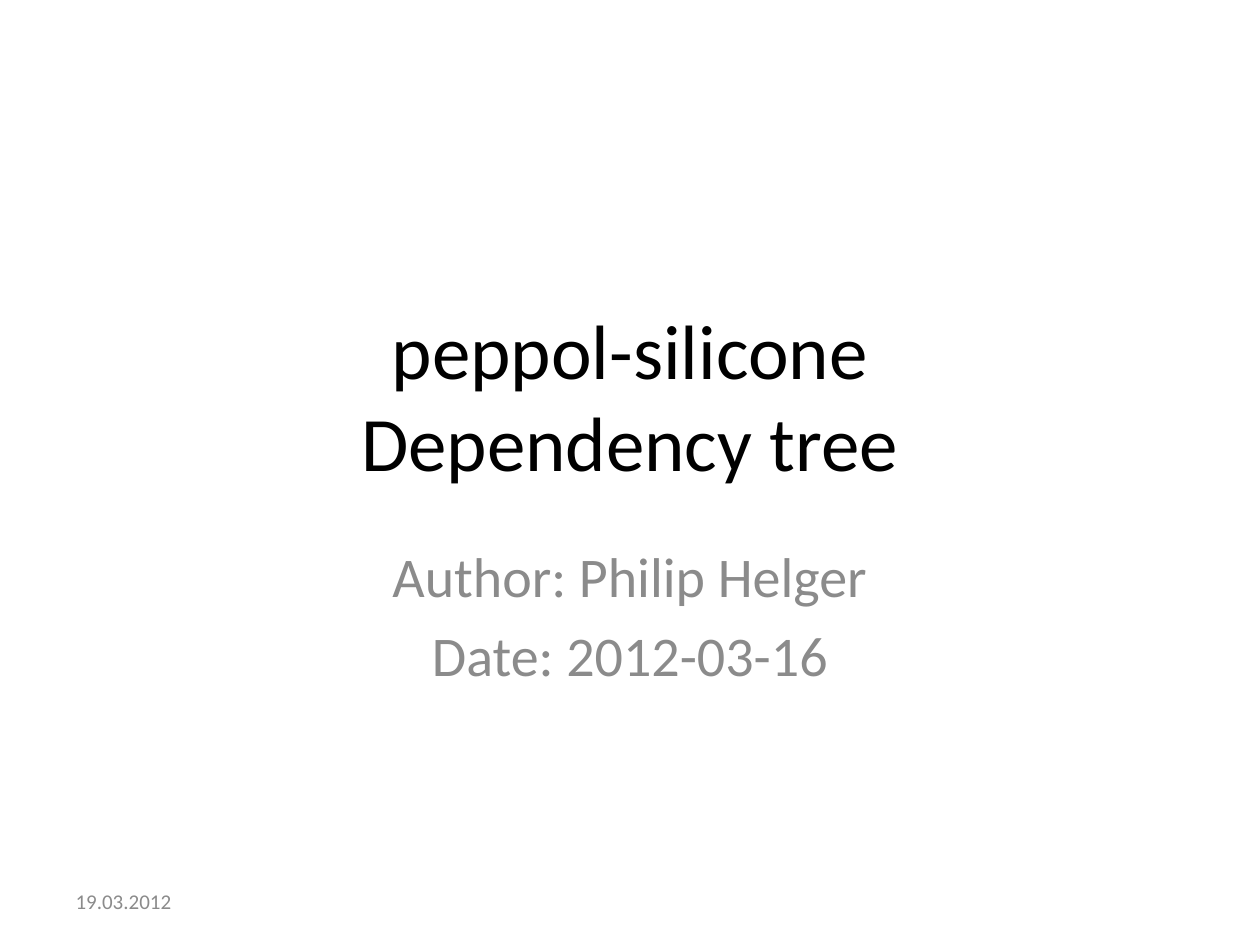
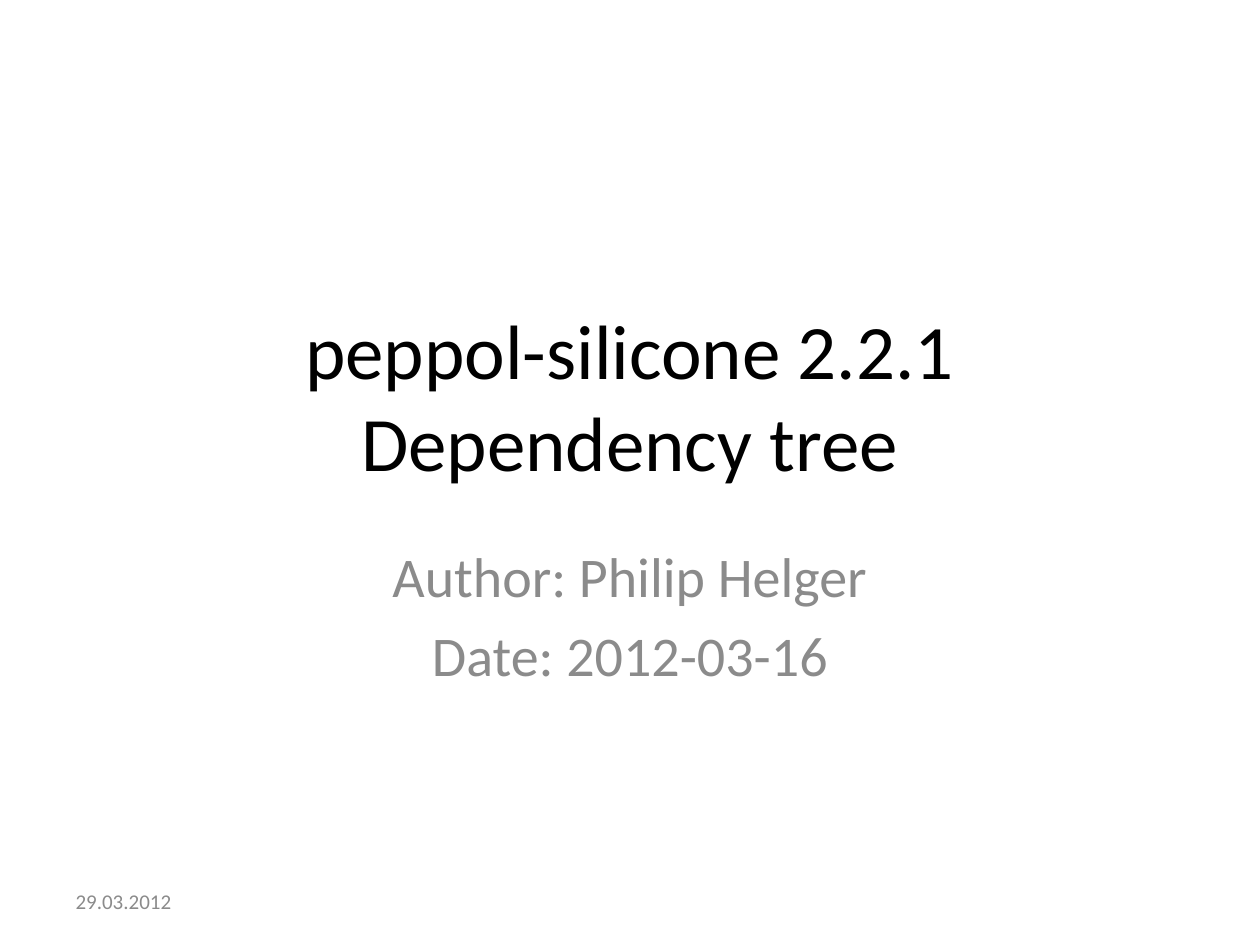
Before and after one commit to phax/peppol-silicone, a slide deck: slide 1 of docs/ICT-Transport-Silicone_Java_ProjectDependencies-221.pptx. Drawn at 1260x945 pixels with LibreOffice and Linux fonts; fonts in the diff are those of the drawing. Boxes give left, top, right and bottom in pixels: in the first picture for what was removed or moved away, otherwise in the second. Text is boxed around its words. In the diff, an @@ line names an element or a change of style, - is before the commit and + after.

```diff
--- a/docs/ICT-Transport-Silicone_Java_ProjectDependencies-221.pptx
+++ b/docs/ICT-Transport-Silicone_Java_ProjectDependencies-221.pptx
@@ title at (305,325,954,484): text changed @@
-peppol-silicone
-Dependency tree
+peppol-silicone 2.2.1
+Dependency tree
@@ text at (76,895,172,909): text changed @@
-19.03.2012
+29.03.2012
```
Also in this commit, not shown: 2 other files.
